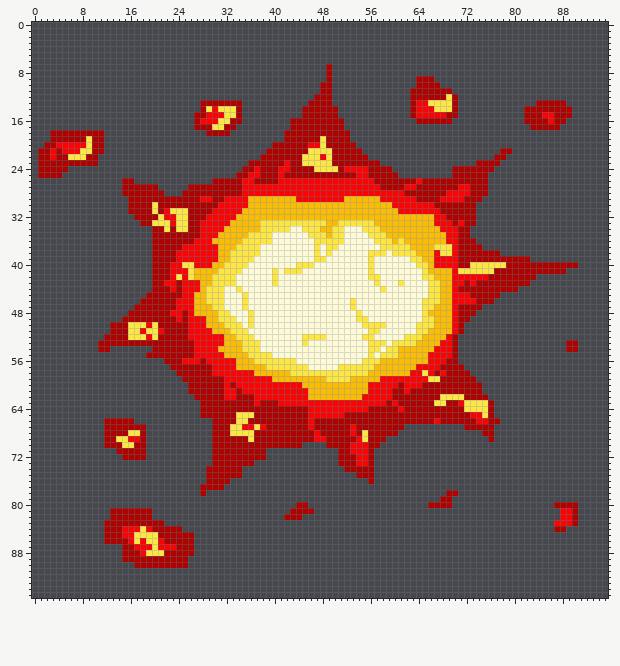
File history of a sprite sheet, Client/Assets/Explosion.png. This is how it looked before the edit.
The file is 96x96 pixels.
The same view after the edit:
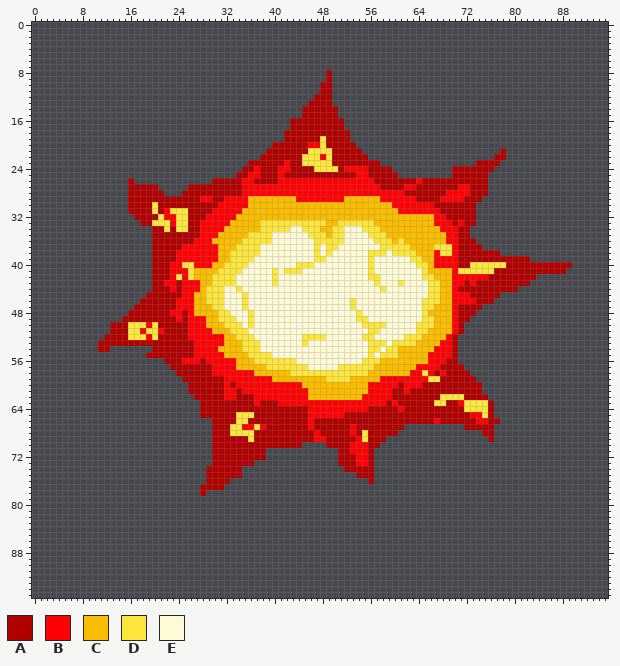
Palette (. is transparent): A #b10000  B #ff0003  C #fbbd00  D #fde73f  E #fefad5
Diff:
Colour A is gone in row 7 at x 49; in row 9 at x 64 to 66; in row 10 at x 64 to 67; in row 11 at x 63 to 69; in row 12 at x 63 to 68 and 70; in row 13 at x 28 to 34, 63, 70 and 84 to 88.
Colour A is gone in row 14 at x 28, 34, 63, 70 and 82 to 89; in row 15 at x 27 to 28, 34, 63, 69 to 70, 82 to 84 and 87 to 89; in row 16 at x 27, 33 to 34, 64 to 69, 82 to 85 and 87 to 88; in row 17 at x 27 to 29, 32 to 33 and 83 to 87; in row 18 at x 3 to 11 and 29 to 32; in row 19 at x 3 to 8 and 10 to 11.
Colour A is gone in row 20 at x 2 to 3 and 10 to 11; in row 21 at x 1 to 2, 4, 10 to 11 and 79; in row 22 at x 1 to 2, 4 to 5 and 9 to 10; in row 23 at x 1 to 10; in row 24 at x 1 to 5; in row 25 at x 1 to 4.
Colour A is gone in rows 26 to 28 at x 15; in row 40 at x 90; in rows 53 to 54 at x 89 to 90; in row 66 at x 12 to 16; in row 67 at x 12 to 18; in row 68 at x 12 to 15 and 18.
Colour A is gone in row 69 at x 12 to 13 and 18; in row 70 at x 12 to 14 and 17 to 18; in row 71 at x 14 to 18; in row 72 at x 15 to 18; in row 78 at x 69 to 70; in row 79 at x 68 to 69.
Colour A is gone in row 80 at x 44 to 45, 66 to 69 and 87 to 90; in row 81 at x 13 to 19, 43 to 46 and 90; in row 82 at x 13 to 19, 42 to 44 and 90; in row 83 at x 12 to 21 and 90; in row 84 at x 12 to 14, 20 to 24 and 87 to 88; in row 85 at x 12 to 14 and 21 to 26.
Colour A is gone in row 86 at x 12 to 15 and 22 to 26; in row 87 at x 15 to 16 and 24 to 26; in row 88 at x 15 to 17 and 22 to 26; in row 89 at x 15 to 25; in row 90 at x 17 to 25.
Colour B is gone in row 13 at x 64 to 65; in row 14 at x 30 and 64 to 66; in row 15 at x 29 to 31, 64 to 68 and 85 to 86; in row 16 at x 28 to 30 and 86; in row 20 at x 4 to 8; in row 21 at x 3 and 5 to 7.
Colour B is gone in row 22 at x 3; in row 69 at x 16 to 17; in rows 81 to 82 at x 88 to 89; in row 83 at x 87 to 89; in row 84 at x 15 to 17 and 19; in row 85 at x 15 to 16.
Colour B is gone in row 86 at x 16, 18 and 21; in row 87 at x 17 to 19 and 21 to 23; in row 88 at x 18.
Colour D is gone in row 12 at x 69; in row 13 at x 66 to 69; in row 14 at x 29, 31 to 33 and 67 to 69; in row 15 at x 32 to 33; in row 16 at x 31 to 32; in row 17 at x 30 to 31.
Colour D is gone in rows 19 to 20 at x 9; in row 21 at x 8 to 9; in row 22 at x 6 to 8; in row 68 at x 16 to 17; in row 69 at x 14 to 15; in row 70 at x 15 to 16.
Colour D is gone in row 84 at x 18; in row 85 at x 17 to 20; in row 86 at x 17 and 19 to 20; in row 87 at x 20; in row 88 at x 19 to 21.
